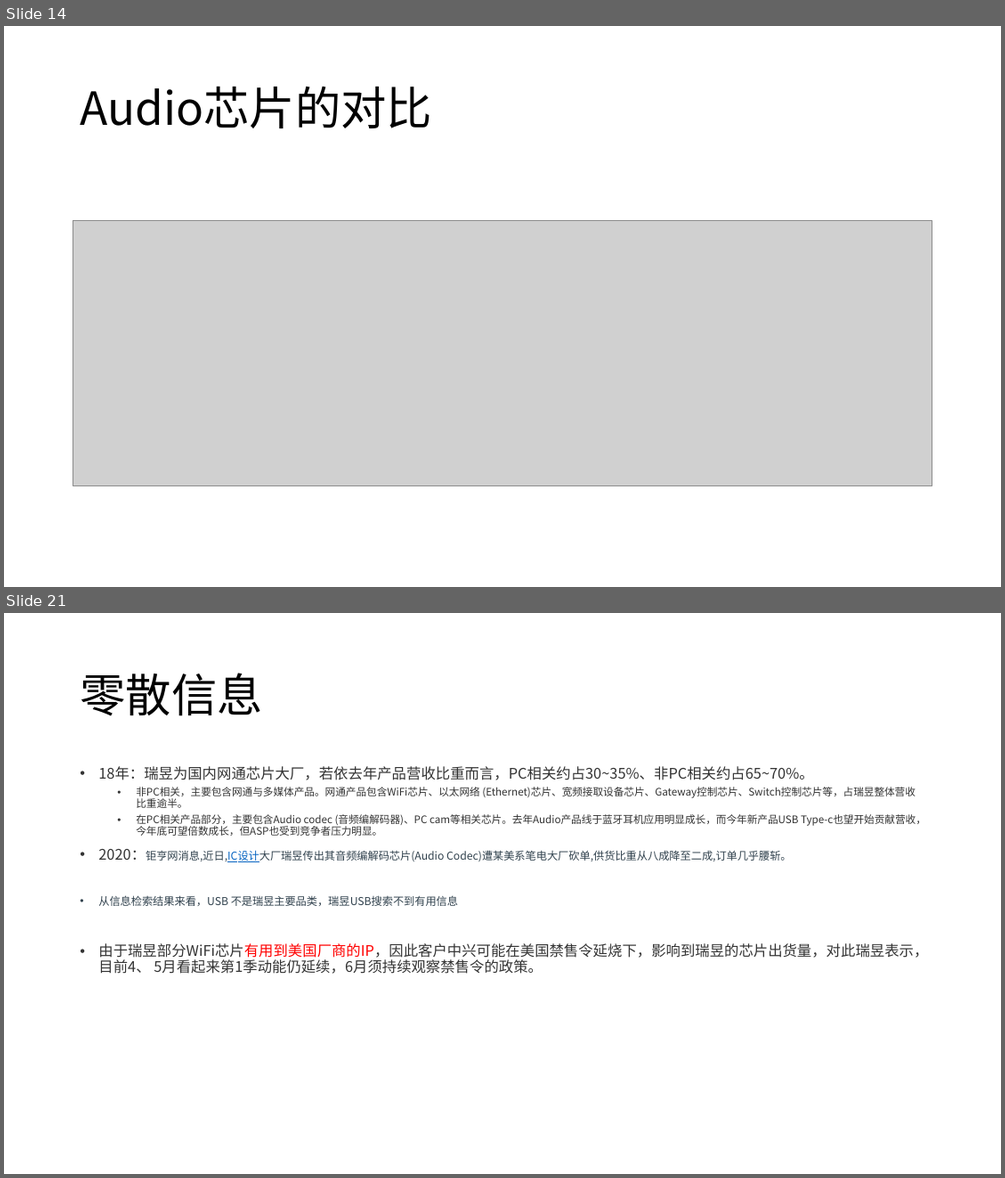
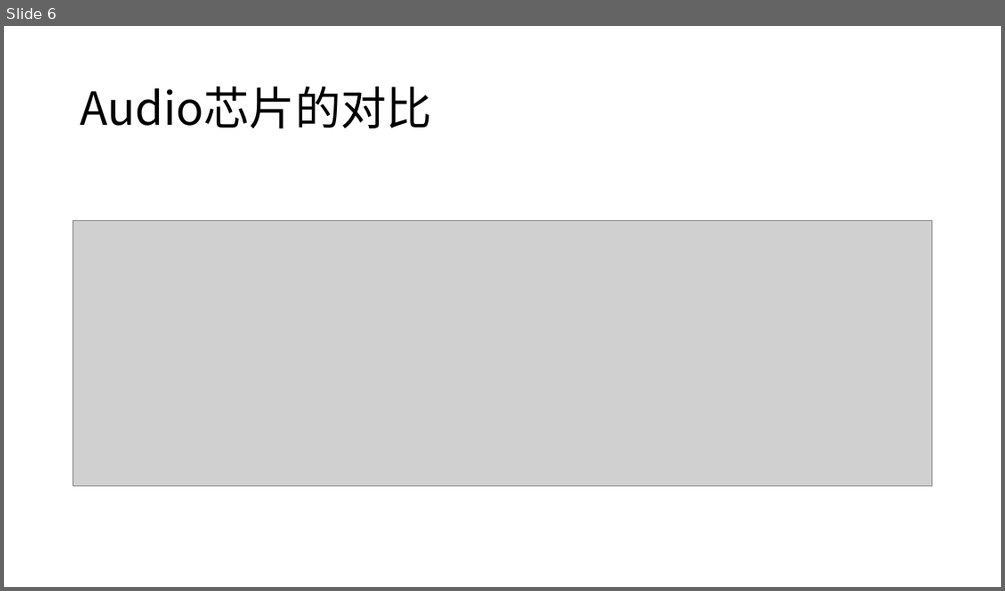
Before and after one commit to rosabai666/soundec, a slide deck: 2023/02产品/SNC8x/01)竞品分析/00)竞品芯片分析/品牌产品路线分析/Realtek/Realtek产品线分析2.pptx. Shown one above the other, each under a label of ours: slides 14 and 21 before the commit, slide 6 after it; the slides between them are not shown. The pictures are 1005x1178 and 1005x591 pixels, drawn with LibreOffice and Linux fonts; fonts in the diff are those of the drawing; grey boxes stand for pictures. Boxes give left, top, right and bottom in pixels: in the first picture for what was removed or moved away, otherwise in the second. Text is boxed around its words. In the diff, an @@ line names an element or a change of style, - is before the commit and + after.

```diff
--- a/2023/02产品/SNC8x/01)竞品分析/00)竞品芯片分析/品牌产品路线分析/Realtek/Realtek产品线分析2.pptx
+++ b/2023/02产品/SNC8x/01)竞品分析/00)竞品芯片分析/品牌产品路线分析/Realtek/Realtek产品线分析2.pptx
@@ slide 21 removed at box(4, 613, 1001, 1174), background #FFFFFF @@
@@ title removed at box(80, 673, 262, 716) @@
-零散信息
@@ text removed at box(98, 766, 928, 973) @@
-• 18年：瑞昱为国内网通芯片大厂，若依去年产品营收比重而言，PC相关约占30~35%、非PC相关约占65~70%。
-  • 非PC相关，主要包含网通与多媒体产品。网通产品包含WiFi芯片、以太网络 (Ethernet)芯片、宽频接取设备芯片、Gateway控制芯片、Switch控制芯片等，占瑞昱整体营收比重逾半。
-  • 在PC相关产品部分，主要包含Audio codec (音频编解码器)、PC cam等相关芯片。去年Audio产品线于蓝牙耳机应用明显成长，而今年新产品USB Type-c也望开始贡献营收，今年底可望倍数成长，但ASP也受到竞争者压力明显。
-• 2020：钜亨网消息,近日,IC设计大厂瑞昱传出其音频编解码芯片(Audio Codec)遭某美系笔电大厂砍单,供货比重从八成降至二成,订单几乎腰斩。
-• 从信息检索结果来看，USB 不是瑞昱主要品类，瑞昱USB搜索不到有用信息
-• 由于瑞昱部分WiFi芯片有用到美国厂商的IP，因此客户中兴可能在美国禁售令延烧下，影响到瑞昱的芯片出货量，对此瑞昱表示，目前4、 5月看起来第1季动能仍延续，6月须持续观察禁售令的政策。
@@ what was slide 14 is now slide 6 @@
```
Also in this commit, not shown: 9 slides changed, 1 slide added, 10 other slides removed, 9 other files.
